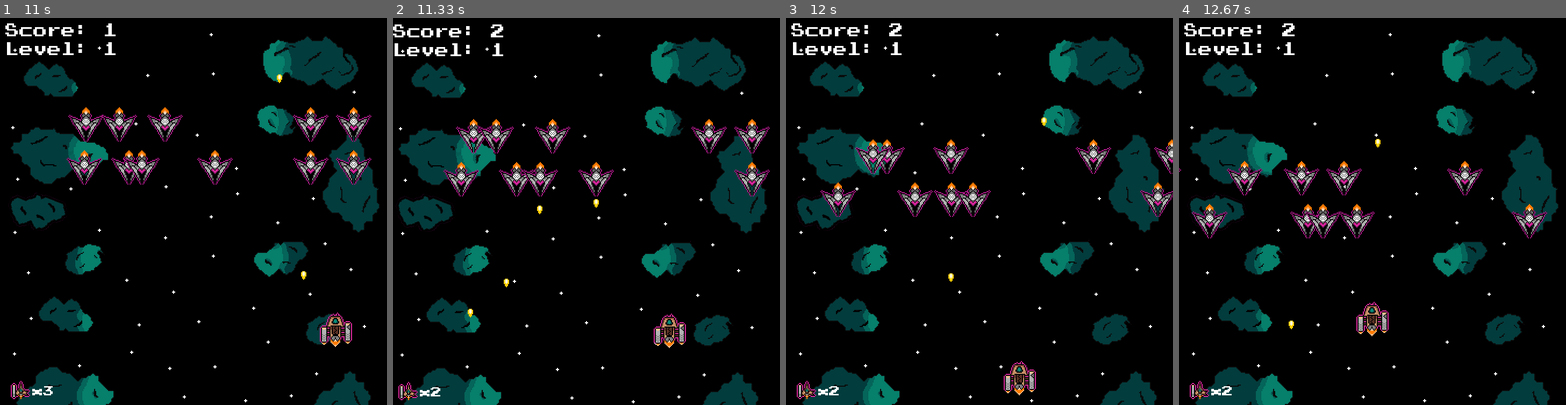
Above: before the commit, frames 1-4 (left to right).
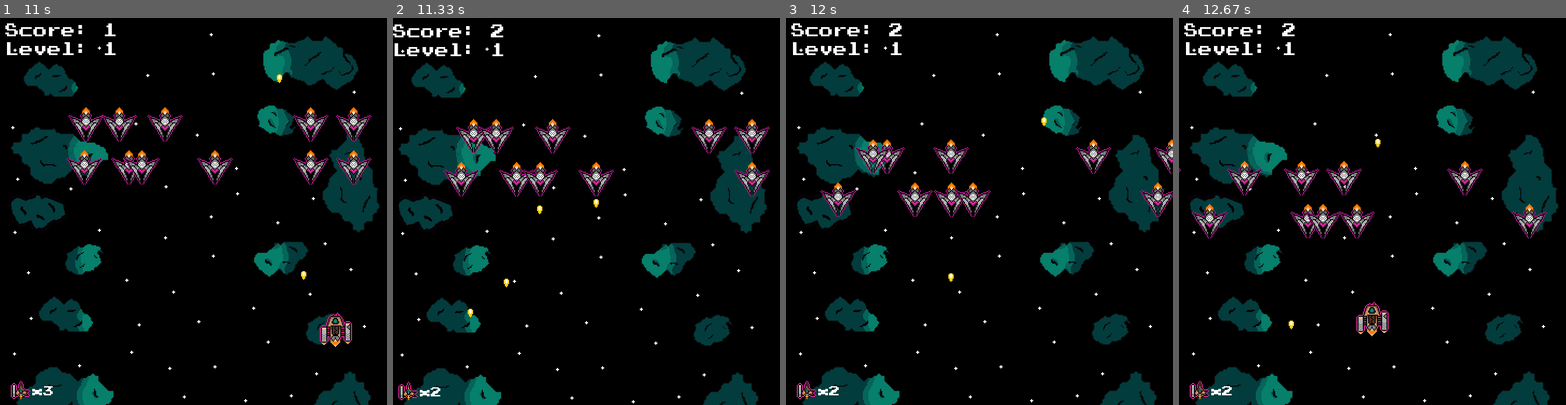
Above: after the commit, the same moments.

Repository: software-engineering-game/pygame-game
Game: pygame game, started from main.py
Same seed, same stepped clock (60 frames per second), same inputs: the game is played once before the commit and once after it.
Inputs:
- Up to frame 1 (11 s): tap Enter at 0.33, 1, 2.02, 6.35 s; type "ann" at 0.67 s; tap Space at 1.22, 2.43, 6.55, 9.68, 9.98, 10.18, 10.52, 10.82 s; tap T at 1.55, 3.87 s; type "a" at 1.88 s; hold Up 4.2-4.67 s; hold Down 4.75-5.05 s; hold Up 5.08-5.45 s; hold Down 5.48-5.85 s; hold Up 5.88-6.18 s; type "r" at 6.22 s; hold Right 9.62-10.08 s; hold Up 10.12-10.42 s; hold Right 10.45-10.92 s; hold Left from 10.95 s (still down)
- Up to frame 2 (11.33 s): keep holding Left; tap Space at 11.02, 11.32 s
- Up to frame 3 (12 s): release Left at 11.48 s; hold Down 11.52-11.82 s; tap Space at 11.58, 11.92 s; hold Left from 11.85 s (still down)
- Up to frame 4 (12.67 s): tap Space at 12.22, 12.35 s; release Left at 12.25 s; hold Up 12.28-12.65 s

Frame 1 is identical in both runs. In frame 2, 0.3% of the frame differs, in the area x 67-76%, y 76-86%; in frame 3, 0.3%; in frame 4, nothing differs.

Commit message:
added blinking when olayer is hit

Diff:
--- a/states/game_state.py
+++ b/states/game_state.py
@@ -19,6 +19,7 @@
 SHAKE_HIT_PLAYER = 22.0
 SHAKE_DECAY_PER_SEC = 58.0
 SHAKE_DRAW_CAP = 18
+INVINCIBLE_BLINK_MS = 90
 
 
 class GameState(State):
@@ -318,7 +319,14 @@
         c.fill(self.bg_color)
         c.blit(self.bg_image, (0, 0))
 
-        self.ally_ships.draw(c)
+        blink_off = (
+            self.player_invincible
+            and (pygame.time.get_ticks() // INVINCIBLE_BLINK_MS) % 2 == 1
+        )
+        for spr in self.ally_ships:
+            if blink_off and spr is self.player:
+                continue
+            c.blit(spr.image, spr.rect)
         self.enemy_ships.draw(c)
         for enemy in self.enemy_ships:
             if hasattr(enemy, "draw_health_bar"):
